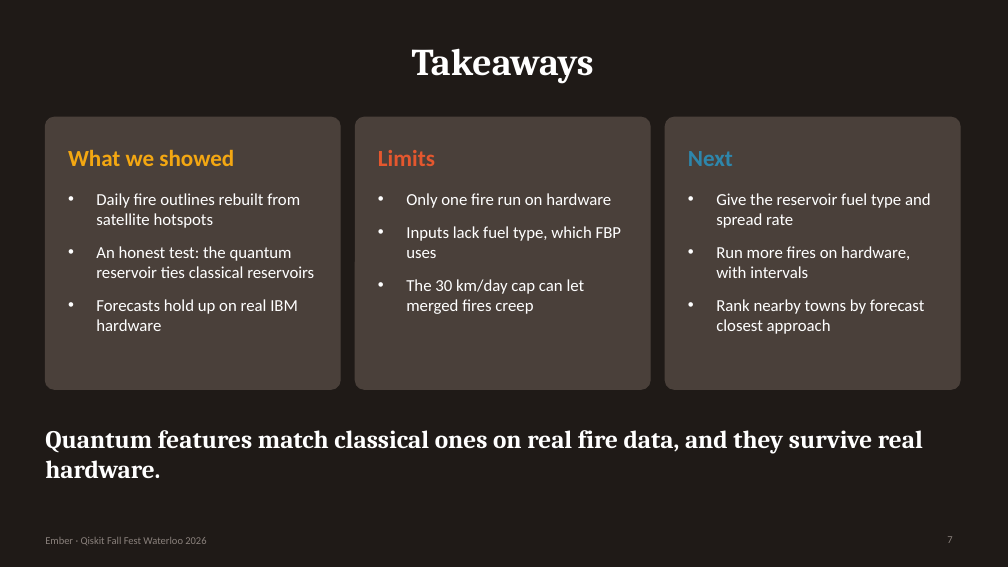
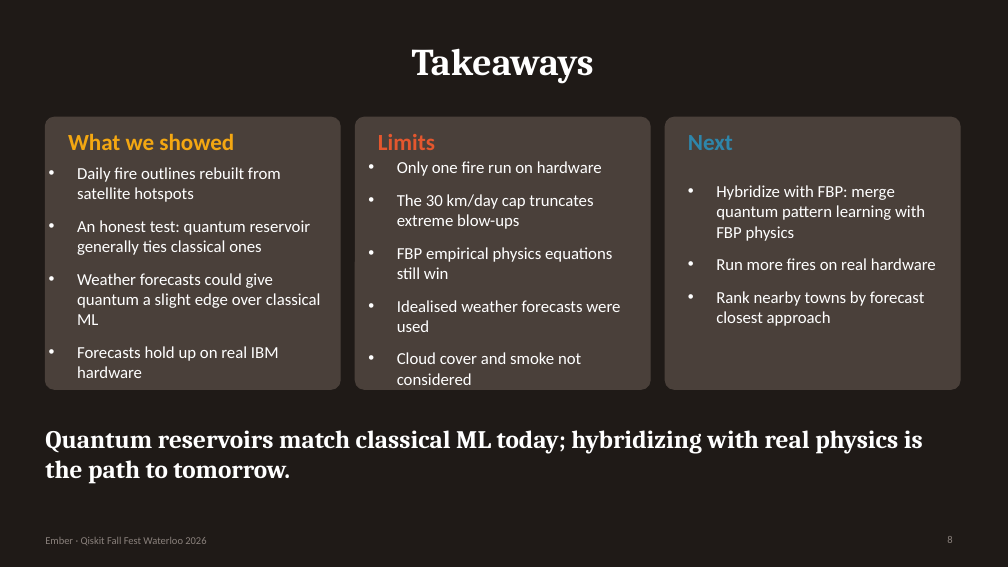
Before and after one commit to popsukss/qff-ember, a slide deck: slide 8 of slides/ember.pptx (slide 7 before the commit). Drawn at 1008x567 pixels with LibreOffice and Linux fonts; fonts in the diff are those of the drawing. Boxes give left, top, right and bottom in pixels: in the first picture for what was removed or moved away, otherwise in the second. Text is boxed around its words. In the diff, an @@ line names an element or a change of style, - is before the commit and + after.

Commit message:
slides: final 8-slide deck (pptx + pdf)

```diff
--- a/slides/ember.pptx
+++ b/slides/ember.pptx
@@ 3 texts: place and size @@
-3 texts at (68, 150, 733, 166)
+3 texts at (68, 134, 733, 150)
@@ text "Daily fire outlines rebuilt from ...": place and size @@
-text "Daily fire outlines rebuilt from ..." at (96, 193, 314, 331)
+text "Daily fire outlines rebuilt from ..." at (77, 273, 321, 361)
@@ text "Only one fire run on ...": place and size @@
-text "Only one fire run on ..." at (406, 193, 621, 314)
+text "Only one fire run on ..." at (397, 161, 620, 385)
@@ text at (397, 194, 620, 385): text changed @@
-• Inputs lack fuel type, which FBP uses
-• The 30 km/day cap can let merged fires creep
+• The 30 km/day cap truncates extreme blow-ups
+• FBP empirical physics equations still win
+• Idealised weather forecasts were used
+• Cloud cover and smoke not considered
@@ text "Hybridize with FBP: merge quantum ...": place and size @@
-text "Hybridize with FBP: merge quantum ..." at (716, 193, 931, 334)
+text "Hybridize with FBP: merge quantum ..." at (716, 185, 936, 326)
@@ text at (716, 185, 936, 270): text changed @@
-• Give the reservoir fuel type and spread rate
-• Run more fires on hardware, with intervals
+• Hybridize with FBP: merge quantum pattern learning with FBP physics
+• Run more fires on real hardware
@@ text at (77, 273, 321, 325): text changed @@
-• An honest test: the quantum reservoir ties classical reservoirs
+• An honest test: quantum reservoir generally ties classical ones
+• Weather forecasts could give quantum a slight edge over classical ML
@@ text at (45, 430, 923, 484): text changed @@
-Quantum features match classical ones on real fire data, and they survive real hardware.
+Quantum reservoirs match classical ML today; hybridizing with real physics is the path to tomorrow.
@@ page number at (947, 536, 952, 543): text changed @@
-7
+8
```
Also in this commit, not shown: 4 other slides changed, 1 slide added, 1 other file.
